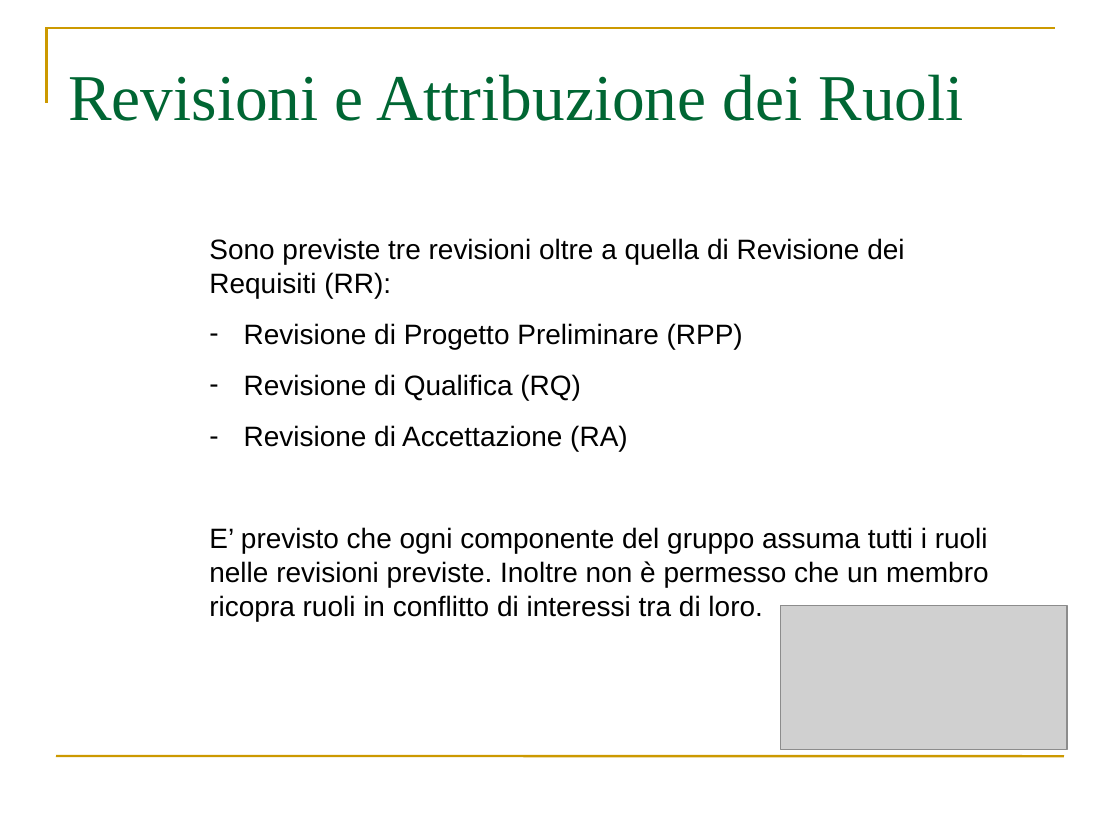
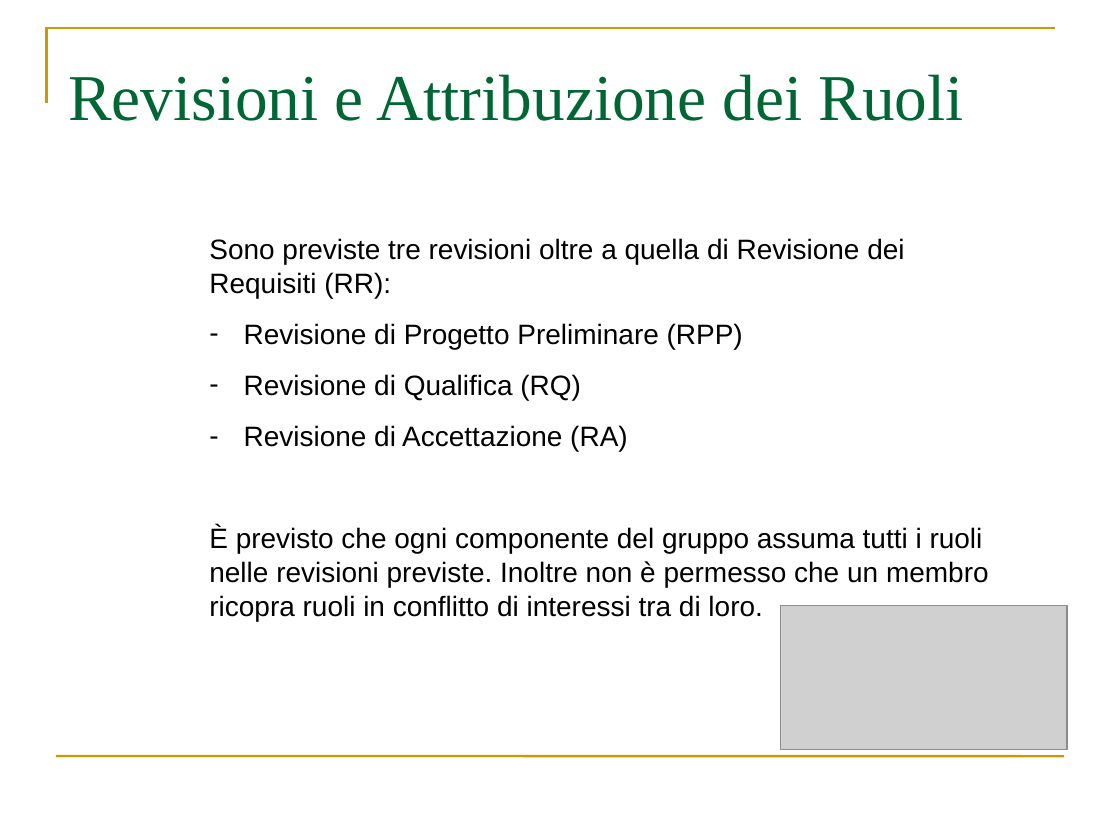
Before and after one commit to webshape/ajaxdraw, a slide deck: slide 11 of doc/PresentazioneRR/PresentazioneRR.ppt. Drawn at 1120x840 pixels with LibreOffice and Linux fonts; fonts in the diff are those of the drawing; grey boxes stand for pictures. Boxes give left, top, right and bottom in pixels: in the first picture for what was removed or moved away, otherwise in the second. Text is boxed around its words. In the diff, an @@ line names an element or a change of style, - is before the commit and + after.

```diff
--- a/doc/PresentazioneRR/PresentazioneRR.ppt
+++ b/doc/PresentazioneRR/PresentazioneRR.ppt
@@ text at bbox=[209, 526, 989, 621]: text changed @@
-E’ previsto che ogni componente del gruppo assuma tutti i ruoli nelle revisioni previste. Inoltre non è permesso che un membro ricopra ruoli in conflitto di interessi tra di loro.
+È previsto che ogni componente del gruppo assuma tutti i ruoli nelle revisioni previste. Inoltre non è permesso che un membro ricopra ruoli in conflitto di interessi tra di loro.
```
Also in this commit, not shown: 10 other slides changed, 1 other file.
